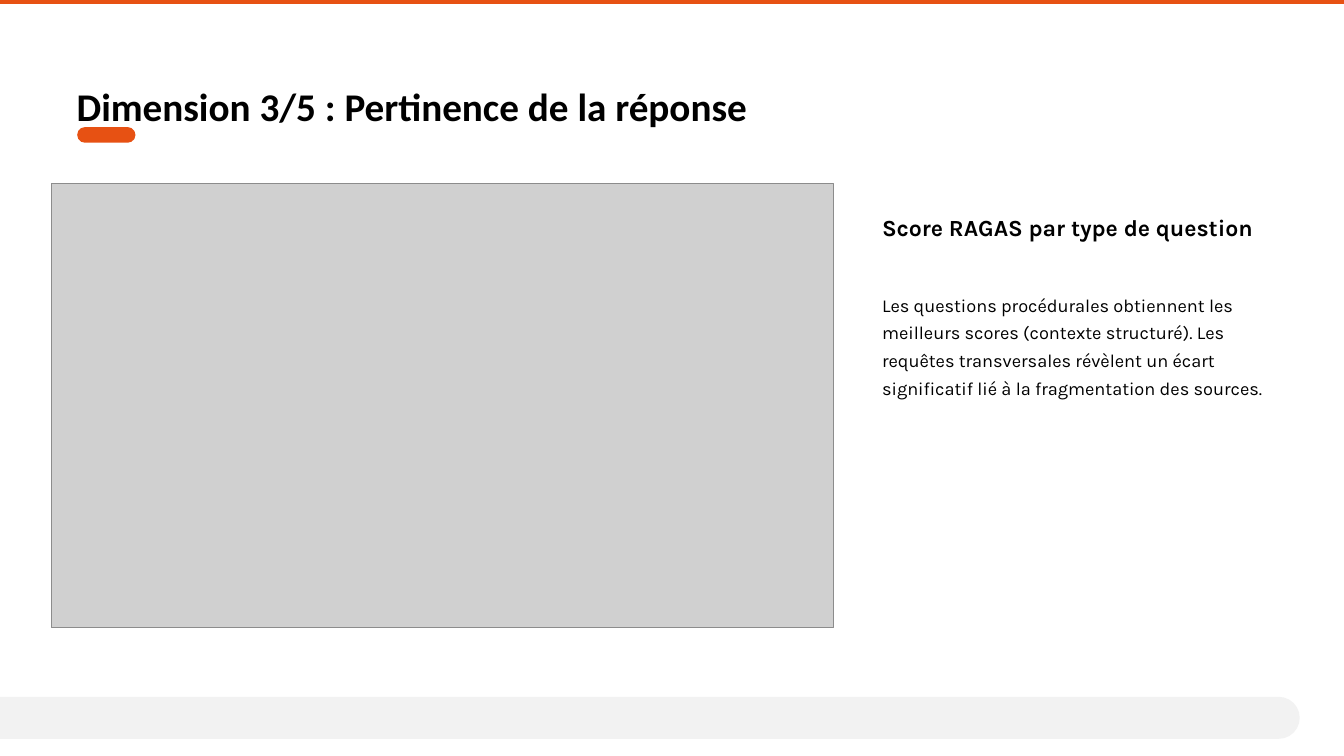
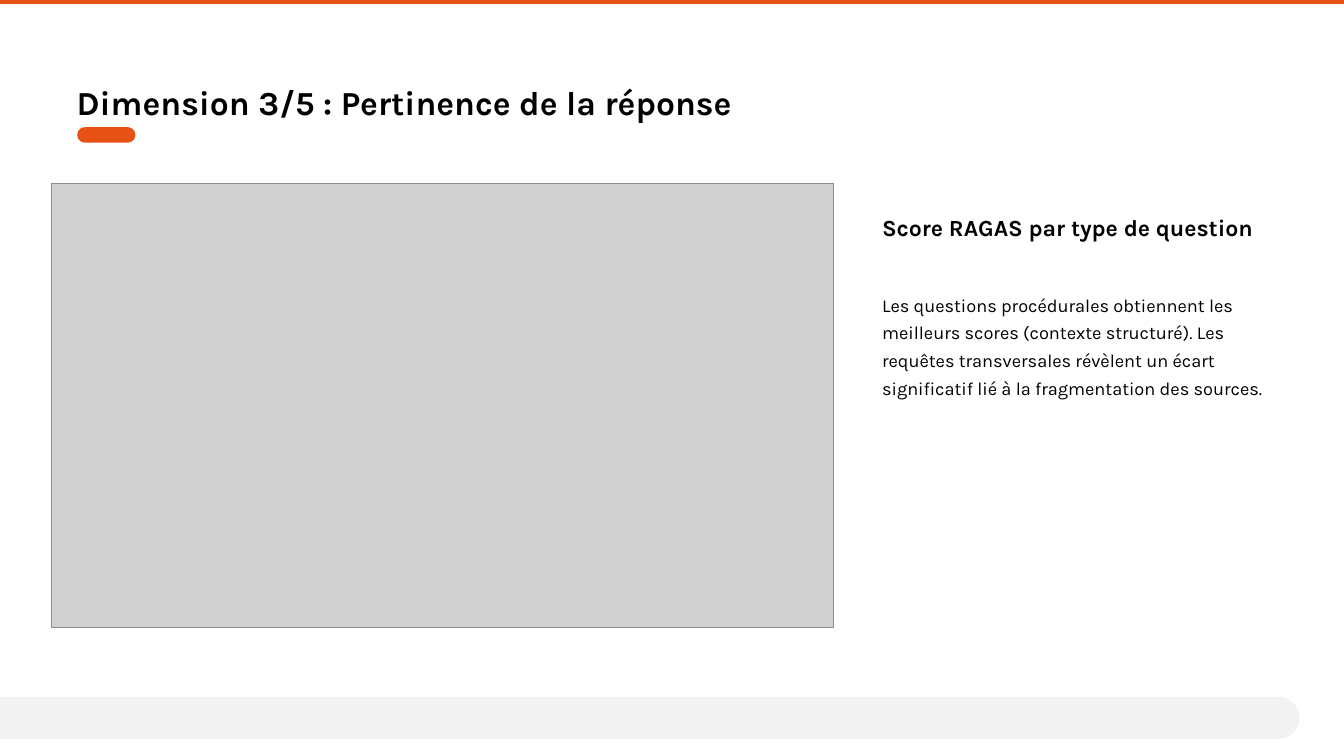
Before and after one commit to AurelienLELEU/memoire, a slide deck: slide 9 of Évaluer la cohérence et la fiabilité d'un système RAG en contexte industriel critique.pptx. Drawn at 1344x756 pixels with LibreOffice and Linux fonts; fonts in the diff are those of the drawing; grey boxes stand for pictures. Boxes give left, top, right and bottom in pixels: in the first picture for what was removed or moved away, otherwise in the second. Text is boxed around its words. In the diff, an @@ line names an element or a change of style, - is before the commit and + after.

```diff
--- a/Évaluer la cohérence et la fiabilité d'un système RAG en contexte industriel critique.pptx
+++ b/Évaluer la cohérence et la fiabilité d'un système RAG en contexte industriel critique.pptx
@@ text "Dimension 3/5 : Pertinence de ..." at box(77, 88, 732, 123): size 28 to 24 pt, font Calibri to Karla @@
```
Also in this commit, not shown: 12 other slides changed.
